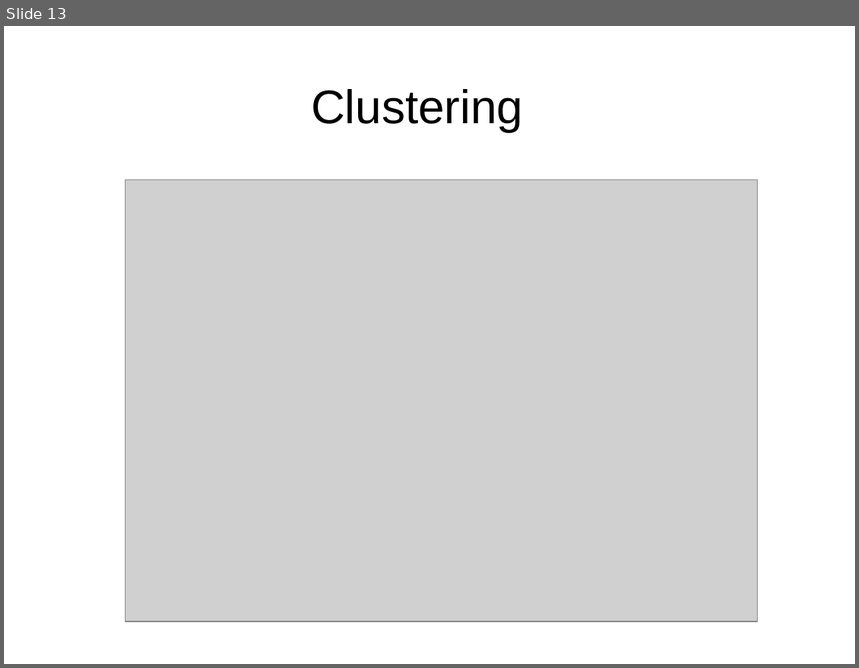
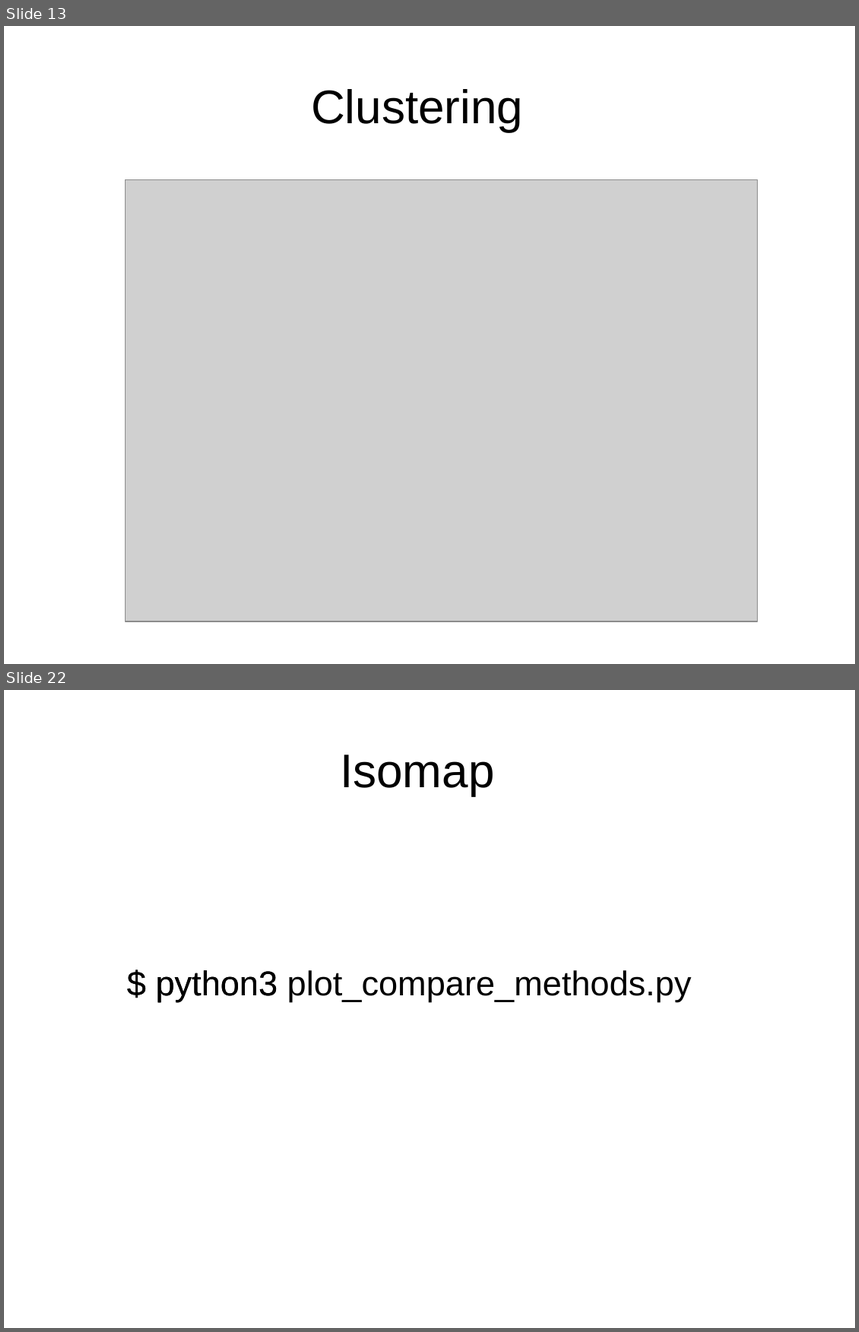
Before and after one commit to davidam/python-examples, a slide deck: presentations/scikit.odp. Shown one above the other, each under a label of ours: slide 13 before the commit, slides 13 and 22 after it; the slides between them are not shown. The pictures are 859x668 and 859x1332 pixels, drawn with LibreOffice and Linux fonts; fonts in the diff are those of the drawing; grey boxes stand for pictures. Boxes give left, top, right and bottom in pixels: in the first picture for what was removed or moved away, otherwise in the second. Text is boxed around its words. In the diff, an @@ line names an element or a change of style, - is before the commit and + after.

```diff
--- a/presentations/scikit.odp
+++ b/presentations/scikit.odp
@@ slide 22 added at (4, 690, 855, 1328), background #FFFFFF @@
@@ title added at (340, 755, 494, 796), 44 pt, text #000000 @@
+Isomap
@@ text added at (120, 958, 789, 1081), 32 pt, text #000000 @@
+$ python3
@@ text added at (156, 970, 692, 1002), 32 pt, text #000000 @@
+$ python3 plot_compare_methods.py
```
Also in this commit, not shown: 8 other slides added.
